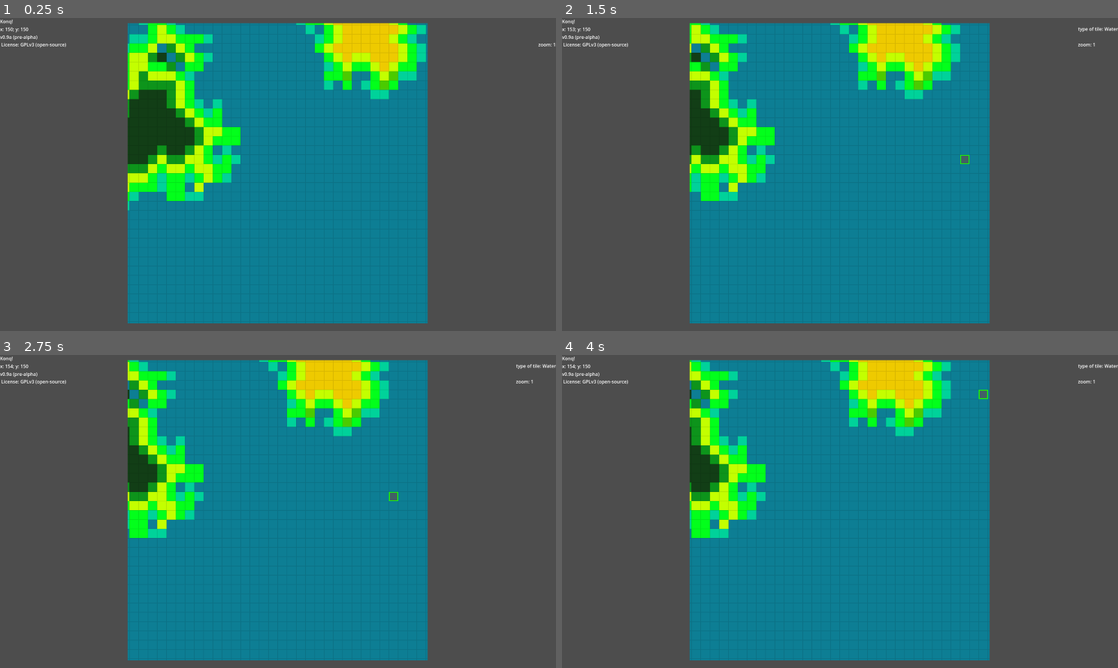
Above: before the commit, frames 1-4 (two rows, left to right).
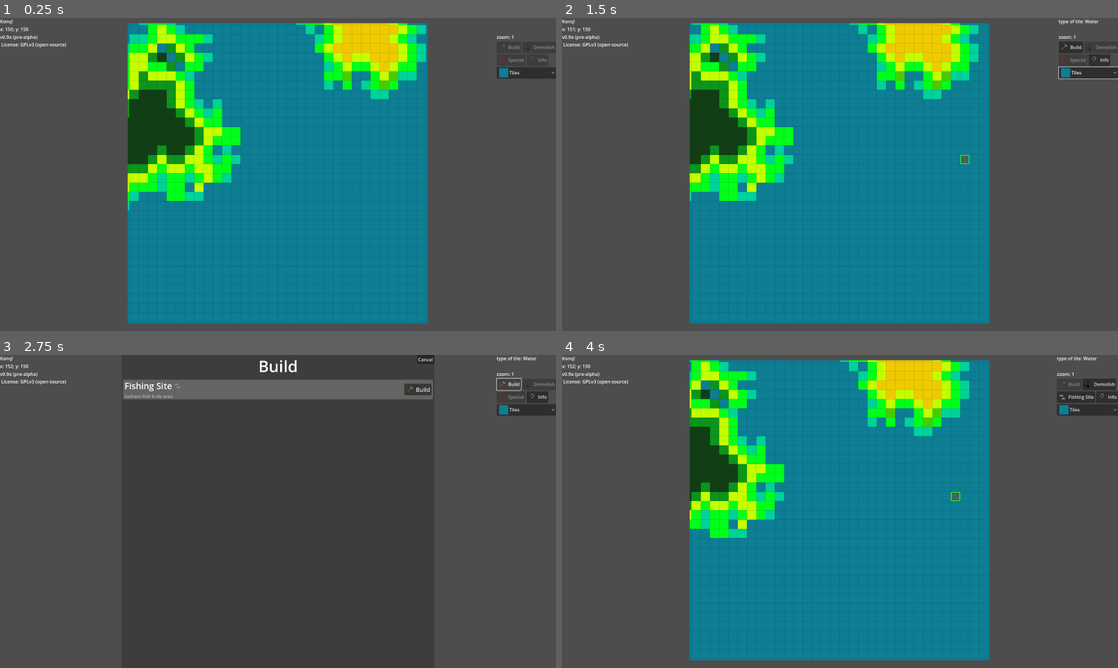
Above: after the commit, the same moments.

Repository: jenca-adam/konq
Game: Godot game, scene res://root.tscn
Two runs of this game, one before a commit and one after it. Both use one fixed random seed, a clock stepped at 60 frames per second and the inputs below.
Inputs (mouse positions are in pixels of both pictures, inside the frame that each line leads up to):
- Up to frame 1 (0.25 s): no input
- Up to frame 2 (1.5 s): click (1090, 74) at 0.5 s, where only the run after the commit has a clickable "Tiles"; tap Enter at 1.25 s; move the mouse to (962, 158) at 1.27 s; hold Right (map_move_right) from 1.28 s (still down); click (962, 158) at 1.42 s
- Up to frame 3 (2.75 s): release Right (map_move_right) at 2 s; click (511, 383) at 2 s, where only the run after the commit has a clickable "Build"
- Up to frame 4 (4 s): click (1101, 395) at 2.75 s, where only the run after the commit has a clickable "Info"; click (979, 389) at 3.5 s, where only the run after the commit has a clickable "Build"

The runs differ from the first frame. In frame 1, 0.5% of the frame differs, in the area x 89-100%, y 5-20%; in frame 2, 11%; in frame 3, 53%, in the area x 1-100%, y 0-98%; in frame 4, 10%.

Commit message:
added resources, todo fix terrain gen, make gathering units work

Diff:
--- a/konq/cam.gd
+++ b/konq/cam.gd
@@ -4,8 +4,7 @@
 # Function to zoom at a specific point
 func zoom_at_point(target_point: Vector2, zoom_factor: float):
 	# Current zoom and offset
-	print("TP", target_point)
-	print(target_point+offset-get_viewport_rect().size/2)
+
 
 
 
--- /dev/null
+++ b/konq/enums.gd
@@ -0,0 +1,10 @@
+extends Node
+enum RESOURCE{
+	WOOD=44,
+	FISH=46,
+	IRON_ORE=48,
+	STONE=47,
+	GOLD=45,
+	OIL=43,
+	COAL=42,
+}
--- /dev/null
+++ b/konq/port.tscn
@@ -0,0 +1,55 @@
+[gd_scene load_steps=4 format=3 uid="uid://cw76x385rwiy7"]
+
+[ext_resource type="Texture2D" uid="uid://b7diqkmegmtrn" path="res://port.png" id="1_cnynu"]
+[ext_resource type="PackedScene" uid="uid://f81q1xjtr4w7" path="res://ship.tscn" id="2_sjq4b"]
+
+[sub_resource type="StyleBoxFlat" id="StyleBoxFlat_spvlx"]
+bg_color = Color(0.241156, 0.241156, 0.241156, 1)
+corner_radius_top_left = 10
+corner_radius_top_right = 10
+corner_radius_bottom_right = 10
+corner_radius_bottom_left = 10
+corner_detail = 20
+
+[node name="port" type="Panel"]
+anchors_preset = 15
+anchor_right = 1.0
+anchor_bottom = 1.0
+offset_right = -840.0
+grow_horizontal = 2
+grow_vertical = 2
+theme_override_styles/panel = SubResource("StyleBoxFlat_spvlx")
+
+[node name="vbox" type="VBoxContainer" parent="."]
+layout_mode = 0
+offset_right = 1080.0
+offset_bottom = 1080.0
+
+[node name="title" type="HBoxContainer" parent="vbox"]
+layout_mode = 2
+alignment = 1
+
+[node name="PORT_IMG" type="TextureRect" parent="vbox/title"]
+texture_filter = 1
+layout_mode = 2
+texture = ExtResource("1_cnynu")
+expand_mode = 2
+
+[node name="PORT_NAME" type="Label" parent="vbox/title"]
+layout_mode = 2
+size_flags_horizontal = 4
+size_flags_vertical = 0
+theme_override_font_sizes/font_size = 55
+text = "Port
+"
+
+[node name="ScrollContainer" type="ScrollContainer" parent="vbox"]
+layout_mode = 2
+size_flags_vertical = 3
+
+[node name="ships" type="VBoxContainer" parent="vbox/ScrollContainer"]
+layout_mode = 2
+size_flags_horizontal = 3
+
+[node name="ship" parent="vbox/ScrollContainer/ships" instance=ExtResource("2_sjq4b")]
+layout_mode = 2
--- a/konq/root.gd
+++ b/konq/root.gd
@@ -4,12 +4,13 @@
 var buildings_map=[]
 var building_classes_map=[]
 var terrain_map=[]
+var resources_map=[]
 var map_node_zoom_0_pos
 var tileSize
 var posx
 var posy
-var consonants="bcdfghjklmnpqrstvwxzčćçďĺľñňŕřśšťžź"
-var vowels="aǎâäãåąàȧáeéěẽěêĕęèėiíǐĩǐîĭįìıíïoóǒôõǫòȯőöuúǔũǔûŭůųùúűü"
+var consonants="bcdfghjklmnpqrstvwxz"#čćçďĺľñňŕřśšťžź"
+var vowels=["a","e","i","o","u","y","ea","oa","ee","oo","aa","ia","ie","ya","ye","yu"]#"aǎâäãåąàȧáeéěẽěêĕęèėiíǐĩǐîĭįìıíïoóǒôõǫòȯőöuúǔũǔûŭůųùúűü"
 var map_node:TileMap
 var currentTile
 var pickingAnIsland=true
@@ -147,6 +148,10 @@
 var maxNIslands:int
 @onready
 var buildings = load("res://buildings.gd")
+
+const enums = preload("res://enums.gd")
+@onready
+var empty_resources = {enums.RESOURCE.WOOD:0, enums.RESOURCE.FISH:0 , enums.RESOURCE.COAL:0, enums.RESOURCE.IRON_ORE:0, enums.RESOURCE.STONE:0, enums.RESOURCE.GOLD:0}#etc
 func zoom_at(zoomdiff, point):
 	pass
 func _input(event):
@@ -210,14 +215,14 @@
 				var ct = Vector2i(floor((event.global_position/zoom-$TextureRect.position/zoom+(Vector2(posx-$map_viewport.size.x/zoom/tileSize/2.0,posy-$map_viewport.size.y/zoom/tileSize/2.0)*tileSize))/tileSize))
 				if ct==currentTile:
 					currentTile=null
-					map_node.clear_layer(3)
 					map_node.clear_layer(4)
+					map_node.clear_layer(5)
 				else:
 					if 0<=ct.x and ct.x<mapSize and 0<=ct.y and ct.y<mapSize:
 						currentTile=ct
 						map_node.clear_layer(4)
-						map_node.clear_layer(3)
-						map_node.set_cell(4,currentTile,TILE_SELECTED,Vector2i(0,0))
+						map_node.clear_layer(5)
+						map_node.set_cell(5,currentTile,TILE_SELECTED,Vector2i(0,0))
 		update_labels()
 func empty_map(m, fill=0):
 	m=[]
@@ -251,7 +256,7 @@
 			if w.y<0 or w.y>=mapSize or 0>w.x or w.x>mapSize or w not in tl:
 				surr[index]=1
 			index+=1
-		map_node.set_cell(3,tile,DIR_TO_BORDER_MAP[surr],Vector2i(0,0))
+		map_node.set_cell(4,tile,DIR_TO_BORDER_MAP[surr],Vector2i(0,0))
 func add_subislands(tl,tp,it,m,cl):
 	var ns
 	if it<7:
@@ -468,6 +473,50 @@
 	var details={"id":island_id,"tiles":island_tiles,"iterations":iterations,"center_tile":island_start,"terrain":terrain,"climate":climate,"name":island_name,"dry":dry}
 	#print(details)
 	islandDetails.append(details)
+
+func show_resource(res):
+	for i in range(mapSize):
+		for j in range(mapSize):
+
+			var tileNum = int((resources_map[i][j][res]+10)/11)
+			var tilePos = Vector2i(tileNum%5, tileNum/5)
+			if tileNum!=0:print("TILE",tilePos)
+			map_node.set_cell(1,Vector2i(j,i),res,tilePos)
+
+func generate_resources(tile, terrain):
+	randomize()
+	var rs =empty_resources.duplicate()
+	if tile == TILE_FOREST:
+
+		rs[enums.RESOURCE.WOOD]=randi_range(10,50)
+	if tile == TILE_JUNGLE:
+		rs[enums.RESOURCE.WOOD]=randi_range(40,100)
+	if tile == TILE_ICE:
+		rs[enums.RESOURCE.GOLD]=randi_range(0,30)
+		rs[enums.RESOURCE.OIL]=randi_range(0,30)
+	if tile == TILE_TUNDRA:
+		rs[enums.RESOURCE.GOLD]=randi_range(0,20)
+		rs[enums.RESOURCE.OIL]=randi_range(0,20)
+	if tile == TILE_MARSHES and terrain==TERRAIN_FLAT:
+		rs[enums.RESOURCE.COAL]=randi_range(0,20)
+
+	if tile == TILE_COASTAL:
+		rs[enums.RESOURCE.FISH]=randi_range(10,100)
+		if randi_range(0,10)==0:
+			rs[enums.RESOURCE.OIL]=randi_range(20,100)
+	if tile == TILE_GRASS and terrain==TERRAIN_FLAT:
+		if randi_range(0,10)==0:
+			rs[enums.RESOURCE.COAL]=randi_range(20,40)
+	if terrain==TERRAIN_ALPINE and tile in [TILE_FOREST, TILE_JUNGLE, TILE_DESERT, TILE_PLAINS, TILE_GRASS, TILE_TUNDRA]:
+		rs[enums.RESOURCE.STONE]=randi_range(40,100)
+		if randi_range(0,9)==0:
+			rs[enums.RESOURCE.IRON_ORE]=randi_range(20,50)
+	if terrain==TERRAIN_HILLY and tile in [TILE_FOREST, TILE_JUNGLE, TILE_DESERT, TILE_PLAINS, TILE_GRASS, TILE_TUNDRA]:
+		rs[enums.RESOURCE.STONE]=randi_range(20,60)
+		if randi_range(0,12)==0:
+			rs[enums.RESOURCE.IRON_ORE]=randi_range(0,45)
+
+	return rs
 func generate_map():
 	tileToIslandMap={}
 	islandDetails=[]
@@ -477,12 +526,15 @@
 	terrain_map=empty_map(terrain_map,TILE_EMPTY)
 	buildings_map=empty_map(buildings_map,-1)
 	building_classes_map=empty_map(building_classes_map, null)
+	resources_map=empty_map(resources_map, empty_resources)
 	for i in range(randi_range(minNIslands, maxNIslands)):
 		add_island(map,terrain_map)
 	for i in range(mapSize):
 		for j in range(mapSize):
+			resources_map[i][j]=generate_resources(map[i][j], terrain_map[i][j])
+
 			map_node.set_cell(0,Vector2i(j,i),map[i][j],Vector2i(0,0))
-			map_node.set_cell(1,Vector2i(j,i),terrain_map[i][j],Vector2i(0,0))
+			map_node.set_cell(2,Vector2i(j,i),terrain_map[i][j],Vector2i(0,0))
 func adjacentToIslands(islands,tile):
 
 	for neighb in DIRECTIONS:
@@ -492,6 +544,7 @@
 
 				return true
 	return false
+
 func update_labels():
 	$labels/labels_left/pos.text="x: "+str(posx)+"; y: "+str(posy)
 	$labels/labels_right/zoom_label.text="zoom: "+str(zoom)
@@ -504,7 +557,7 @@
 		currentIsland=tileToIslandMap[currentTile]
 		highlight_island(islandDetails[tileToIslandMap[currentTile]]["tiles"],map)
 		$labels/labels_right/island_name_label.text="island name: "+islandDetails[tileToIslandMap[currentTile]]["name"]+"\n"+\
-		"island climate: "+CLIMATE_NAMES[(islandDetails[tileToIslandMap[currentTile]]["climate"])]
+		"island climate: "+CLIMATE_NAMES[(islandDetails[tileToIslandMap[currentTile]]["climate"])]+str(resources_map[currentTile.y][currentTile.x])
 		if pickingAnIsland:
 			$labels/labels_right/start_button.show()
 			$labels/labels_right/start_button.disabled=false
@@ -584,14 +637,29 @@
 
 
 func _on_build_building(building):
-	print(buildings.TILEID_SCENES)
-	buildings_map[currentTile.y][currentTile.x]=building
-	building_classes_map[currentTile.y][currentTile.x]=CLASSMAP[buildings.TILEID_CLASSES[building]].new(currentTile, map)
-	map_node.set_cell(2,currentTile,building,Vector2i(0,0))
-	update_labels()
+
+	if building not in buildings.TILEID_CLASSES:
+		$ERROR.dialog_text="No building class for %d"%building
+		$ERROR.popup_centered()
+
+	else:
+		buildings_map[currentTile.y][currentTile.x]=building
+		building_classes_map[currentTile.y][currentTile.x]=CLASSMAP[buildings.TILEID_CLASSES[building]].new(currentTile, map)
+		map_node.set_cell(3,currentTile,building,Vector2i(0,0))
+		update_labels()
 
 
 func _on_demolish_button_pressed():
 	buildings_map[currentTile.y][currentTile.x]=-1
-	map_node.set_cell(2,currentTile,-1)
+	map_node.set_cell(3,currentTile,-1)
 	update_labels()
+
+
+func _on_map_type_item_selected(index):
+
+	var map_type_node = $labels/labels_right/action_buttons/MapType
+	var id = map_type_node.get_item_id(index)
+	if id in enums.RESOURCE.values():
+		show_resource(id)
+	else:
+		map_node.clear_layer(1)
--- a/konq/root.tscn
+++ b/konq/root.tscn
@@ -9,8 +9,10 @@
 [ext_resource type="Texture2D" uid="uid://bdo0oqc2wehvu" path="res://no.png" id="6_1502a"]
 [ext_resource type="Texture2D" uid="uid://chj2jdtnjukip" path="res://info.png" id="6_jyehc"]
 [ext_resource type="Texture2D" uid="uid://c48j40cueh1ht" path="res://demolish.png" id="7_7r7xq"]
+[ext_resource type="Texture2D" uid="uid://bhffk0yu4co6k" path="res://wood.png" id="10_ceb37"]
 [ext_resource type="Script" path="res://special_dialog_viewport.gd" id="10_ddglg"]
-[ext_resource type="PackedScene" uid="uid://dg4p3hsiqtxq2" path="res://gathering_unit.tscn" id="12_b3ltj"]
+[ext_resource type="Texture2D" uid="uid://kdotsphloq42" path="res://coins.png" id="11_dw1ln"]
+[ext_resource type="Texture2D" uid="uid://bfjnx0f2xmha4" path="res://fishing.png" id="12_pmpup"]
 [ext_resource type="Script" path="res://build_dialog_viewport.gd" id="35_0jeg8"]
 
 [sub_resource type="ViewportTexture" id="ViewportTexture_oqmv7"]
@@ -32,6 +34,7 @@
 ignore_rotation = false
 process_callback = 0
 script = ExtResource("2_k5sxv")
+ZOOM_FACTOR = 0.1
 
 [node name="w" type="TextureRect" parent="map_viewport/cam"]
 offset_left = -500000.0
@@ -42,22 +45,25 @@
 expand_mode = 1
 
 [node name="map" type="TileMap" parent="map_viewport/cam"]
+texture_filter = 1
 tile_set = ExtResource("3_t2r5s")
 format = 2
 layer_0/name = "tiles"
-layer_1/name = "terrain"
-layer_1/z_index = 1
+layer_1/name = "resources_layer"
 layer_1/tile_data = PackedInt32Array()
-layer_2/name = "buildings"
-layer_2/z_index = 3
+layer_2/name = "terrain"
+layer_2/z_index = 1
 layer_2/tile_data = PackedInt32Array()
-layer_3/name = "highlights"
-layer_3/modulate = Color(1, 1, 1, 0.498039)
-layer_3/z_index = 2
+layer_3/name = "buildings"
+layer_3/z_index = 3
 layer_3/tile_data = PackedInt32Array()
-layer_4/name = "overlays"
-layer_4/z_index = 4
+layer_4/name = "highlights"
+layer_4/modulate = Color(1, 1, 1, 0.498039)
+layer_4/z_index = 2
 layer_4/tile_data = PackedInt32Array()
+layer_5/name = "overlays"
+layer_5/z_index = 4
+layer_5/tile_data = PackedInt32Array()
 script = ExtResource("3_in0ut")
 
 [node name="TextureRect" type="TextureRect" parent="."]
@@ -118,7 +124,6 @@
 "
 
 [node name="action_buttons" type="VBoxContainer" parent="labels/labels_right"]
-visible = false
 layout_mode = 2
 
 [node name="action_buttons_row_1" type="HBoxContainer" parent="labels/labels_right/action_buttons"]
@@ -149,6 +154,35 @@
 text = "Info
 "
 icon = ExtResource("6_jyehc")
+
+[node name="MapType" type="OptionButton" parent="labels/labels_right/action_buttons"]
+layout_mode = 2
+item_count = 9
+selected = 0
+allow_reselect = true
+popup/item_0/text = "Tiles"
+popup/item_0/icon = ExtResource("2_jbic1")
+popup/item_0/id = 0
+popup/item_1/text = "Resources"
+popup/item_1/id = 1
+popup/item_1/separator = true
+popup/item_2/text = "Wood"
+popup/item_2/icon = ExtResource("10_ceb37")
+popup/item_2/id = 44
+popup/item_3/text = "Gold"
+popup/item_3/icon = ExtResource("11_dw1ln")
+popup/item_3/id = 45
+popup/item_4/text = "Coal"
+popup/item_4/id = 42
+popup/item_5/text = "Stone"
+popup/item_5/id = 47
+popup/item_6/text = "Fish"
+popup/item_6/icon = ExtResource("12_pmpup")
+popup/item_6/id = 46
+popup/item_7/text = "Iron Ore"
+popup/item_7/id = 48
+popup/item_8/text = "Oil"
+popup/item_8/id = 43
 
 [node name="build_dialog_container" type="SubViewportContainer" parent="."]
 visible = false
@@ -212,8 +246,11 @@
 size_flags_horizontal = 3
 size_flags_vertical = 3
 
-[node name="gathering_unit" parent="special_dialog_container/special_dialog_viewport/sd_cont" instance=ExtResource("12_b3ltj")]
-layout_mode = 2
+[node name="ERROR" type="AcceptDialog" parent="."]
+title = "ERROR!"
+initial_position = 1
+size = Vector2i(113, 100)
+dialog_text = "ERROR_TEXT"
 
 [connection signal="build_building" from="." to="." method="_on_build_building"]
 [connection signal="dialog_closed" from="." to="." method="_on_dialog_closed"]
@@ -221,4 +258,5 @@
 [connection signal="pressed" from="labels/labels_right/action_buttons/action_buttons_row_1/build_button" to="." method="_on_build_button_pressed"]
 [connection signal="pressed" from="labels/labels_right/action_buttons/action_buttons_row_1/demolish_button" to="." method="_on_demolish_button_pressed"]
 [connection signal="pressed" from="labels/labels_right/action_buttons/action_buttons_row_2/special_button" to="." method="_on_special_button_pressed"]
+[connection signal="item_selected" from="labels/labels_right/action_buttons/MapType" to="." method="_on_map_type_item_selected"]
 [connection signal="pressed" from="build_dialog_container/build_dialog_viewport/cancel_build" to="build_dialog_container/build_dialog_viewport" method="_on_cancel_build_pressed"]
--- /dev/null
+++ b/konq/ship.tscn
@@ -0,0 +1,82 @@
+[gd_scene load_steps=4 format=3 uid="uid://f81q1xjtr4w7"]
+
+[ext_resource type="Texture2D" uid="uid://bdo0oqc2wehvu" path="res://no.png" id="1_d5m1v"]
+[ext_resource type="Texture2D" uid="uid://c66i6aeonjpyo" path="res://shipyard.png" id="2_4rsi0"]
+
+[sub_resource type="StyleBoxFlat" id="StyleBoxFlat_0hu6t"]
+bg_color = Color(0.435192, 0.435192, 0.435192, 1)
+border_color = Color(0.497474, 0.497474, 0.497473, 1)
+corner_radius_top_left = 10
+corner_radius_top_right = 10
+corner_radius_bottom_right = 10
+corner_radius_bottom_left = 10
+
+[node name="ship" type="MarginContainer"]
+size_flags_vertical = 0
+theme_override_constants/margin_left = 10
+theme_override_constants/margin_top = 10
+theme_override_constants/margin_right = 10
+theme_override_constants/margin_bottom = 10
+
+[node name="Panel" type="PanelContainer" parent="."]
+layout_mode = 2
+size_flags_vertical = 0
+theme_override_styles/panel = SubResource("StyleBoxFlat_0hu6t")
+
+[node name="MarginContainer" type="MarginContainer" parent="Panel"]
+layout_mode = 2
+theme_override_constants/margin_left = 10
+theme_override_constants/margin_top = 10
+theme_override_constants/margin_right = 10
+theme_override_constants/margin_bottom = 10
+
+[node name="HBoxContainer" type="HBoxContainer" parent="Panel/MarginContainer"]
+layout_mode = 2
+
+[node name="SHIP_IMG" type="TextureRect" parent="Panel/MarginContainer/HBoxContainer"]
+texture_filter = 1
+layout_mode = 2
+size_flags_horizontal = 0
+texture = ExtResource("1_d5m1v")
+expand_mode = 2
+
+[node name="VBoxContainer" type="VBoxContainer" parent="Panel/MarginContainer/HBoxContainer"]
+layout_mode = 2
+size_flags_horizontal = 3
+size_flags_vertical = 4
+
+[node name="SHIP_NAME" type="RichTextLabel" parent="Panel/MarginContainer/HBoxContainer/VBoxContainer"]
+layout_mode = 2
+size_flags_vertical = 3
+theme_override_font_sizes/normal_font_size = 20
+text = "SHIP_NAME
+"
+fit_content = true
+scroll_active = false
+
+[node name="SHIP_STATUS" type="RichTextLabel" parent="Panel/MarginContainer/HBoxContainer/VBoxContainer"]
+layout_mode = 2
+theme_override_font_sizes/normal_font_size = 20
+bbcode_enabled = true
+text = "(WAITING)"
+fit_content = true
+scroll_active = false
+autowrap_mode = 0
+
+[node name="VBoxContainer2" type="VBoxContainer" parent="Panel/MarginContainer/HBoxContainer"]
+layout_mode = 2
+size_flags_horizontal = 8
+
+[node name="B_UPGRADE" type="Button" parent="Panel/MarginContainer/HBoxContainer/VBoxContainer2"]
+layout_mode = 2
+size_flags_horizontal = 10
+size_flags_vertical = 4
+theme_override_font_sizes/font_size = 20
+text = "Send to shipyard"
+icon = ExtResource("2_4rsi0")
+
+[node name="B_CVG" type="Button" parent="Panel/MarginContainer/HBoxContainer/VBoxContainer2"]
+layout_mode = 2
+theme_override_font_sizes/font_size = 20
+text = "Show travel plan
+"
--- a/konq/tilemap.tres
+++ b/konq/tilemap.tres
@@ -31,11 +31,18 @@
 [ext_resource type="Texture2D" uid="uid://bogbj27e1bvga" path="res://hills_overlay.png" id="26_0d03e"]
 [ext_resource type="Texture2D" uid="uid://byew07yex5j5k" path="res://carpenter.png" id="26_hxpst"]
 [ext_resource type="Texture2D" uid="uid://bhdl3bai0fnum" path="res://mountains_overlay.png" id="27_gymyr"]
+[ext_resource type="Texture2D" uid="uid://cun26olvh35me" path="res://stone_tiles.png" id="27_if8ef"]
 [ext_resource type="Texture2D" uid="uid://lhl4fv7qmlt0" path="res://pisspool.png" id="28_u6rck"]
+[ext_resource type="Texture2D" uid="uid://4pj55tgj65qw" path="res://coal_tiles.png" id="29_7hidb"]
 [ext_resource type="Texture2D" uid="uid://cbut7gy5yqu5e" path="res://empty.png" id="29_prfgg"]
+[ext_resource type="Texture2D" uid="uid://co7gj7g40chq7" path="res://oil_tiles.png" id="30_gva4t"]
 [ext_resource type="Texture2D" uid="uid://bf2ulod0f3bbc" path="res://desert.png" id="30_w8mxp"]
+[ext_resource type="Texture2D" uid="uid://cfrvrp24ywsja" path="res://wood_tiles.png" id="31_6cafv"]
 [ext_resource type="Texture2D" uid="uid://coe5fjflsnliq" path="res://mountains.png" id="31_mvk5p"]
 [ext_resource type="Texture2D" uid="uid://bws0d3h1133qm" path="res://snow.png" id="32_2fh02"]
+[ext_resource type="Texture2D" uid="uid://bs0w58anro675" path="res://gold_tiles.png" id="32_6i043"]
+[ext_resource type="Texture2D" uid="uid://b1v3o7tkeu45u" path="res://fish_tiles.png" id="33_6iwpw"]
+[ext_resource type="Texture2D" uid="uid://kxescwyucpdj" path="res://iron_tiles.png" id="34_3gx8d"]
 
 [sub_resource type="TileSetAtlasSource" id="TileSetAtlasSource_3vsig"]
 texture = ExtResource("1_fxjjq")
@@ -171,6 +178,104 @@
 texture = ExtResource("23_qb0gh")
 texture_region_size = Vector2i(32, 32)
 0:0/0 = 0
+
+[sub_resource type="TileSetAtlasSource" id="TileSetAtlasSource_c865p"]
+texture = ExtResource("29_7hidb")
+texture_region_size = Vector2i(32, 32)
+0:0/0 = 0
+1:0/0 = 0
+2:0/0 = 0
+3:0/0 = 0
+4:0/0 = 0
+0:1/0 = 0
+1:1/0 = 0
+2:1/0 = 0
+3:1/0 = 0
+4:1/0 = 0
+
+[sub_resource type="TileSetAtlasSource" id="TileSetAtlasSource_w4cse"]
+texture = ExtResource("30_gva4t")
+texture_region_size = Vector2i(32, 32)
+0:0/0 = 0
+1:0/0 = 0
+2:0/0 = 0
+3:0/0 = 0
+4:0/0 = 0
+0:1/0 = 0
+1:1/0 = 0
+2:1/0 = 0
+3:1/0 = 0
+4:1/0 = 0
+
+[sub_resource type="TileSetAtlasSource" id="TileSetAtlasSource_ux56a"]
+texture = ExtResource("31_6cafv")
+texture_region_size = Vector2i(32, 32)
+0:0/0 = 0
+1:0/0 = 0
+2:0/0 = 0
+3:0/0 = 0
+4:0/0 = 0
+0:1/0 = 0
+1:1/0 = 0
+2:1/0 = 0
+3:1/0 = 0
+4:1/0 = 0
+
+[sub_resource type="TileSetAtlasSource" id="TileSetAtlasSource_naqqu"]
+texture = ExtResource("32_6i043")
+texture_region_size = Vector2i(32, 32)
+0:0/0 = 0
+1:0/0 = 0
+2:0/0 = 0
+3:0/0 = 0
+4:0/0 = 0
+0:1/0 = 0
+1:1/0 = 0
+2:1/0 = 0
+3:1/0 = 0
+4:1/0 = 0
+
+[sub_resource type="TileSetAtlasSource" id="TileSetAtlasSource_a4blt"]
+texture = ExtResource("33_6iwpw")
+texture_region_size = Vector2i(32, 32)
+0:0/0 = 0
+1:0/0 = 0
+2:0/0 = 0
+3:0/0 = 0
+4:0/0 = 0
+0:1/0 = 0
+1:1/0 = 0
+2:1/0 = 0
+3:1/0 = 0
+4:1/0 = 0
+
+[sub_resource type="TileSetAtlasSource" id="TileSetAtlasSource_d7bui"]
+texture = ExtResource("27_if8ef")
+texture_region_size = Vector2i(32, 32)
+0:0/0 = 0
+1:0/0 = 0
+2:0/0 = 0
+3:0/0 = 0
+4:0/0 = 0
+0:1/0 = 0
+1:1/0 = 0
+2:1/0 = 0
+3:1/0 = 0
+4:1/0 = 0
+
+[sub_resource type="TileSetAtlasSource" id="TileSetAtlasSource_b2s2l"]
+texture = ExtResource("34_3gx8d")
+texture_region_size = Vector2i(32, 32)
+0:0/0 = 0
+1:0/0 = 0
+2:0/0 = 0
+3:0/0 = 0
+4:0/0 = 0
+0:1/0 = 0
+1:1/0 = 0
+2:1/0 = 0
+3:1/0 = 0
+4:1/0 = 0
 
 [sub_resource type="TileSetAtlasSource" id="TileSetAtlasSource_1jxff"]
 texture = ExtResource("24_sco1g")
@@ -255,3 +360,10 @@
 sources/29 = SubResource("TileSetAtlasSource_nb2cq")
 sources/30 = SubResource("TileSetAtlasSource_5040i")
 sources/31 = SubResource("TileSetAtlasSource_k5unc")
+sources/42 = SubResource("TileSetAtlasSource_c865p")
+sources/43 = SubResource("TileSetAtlasSource_w4cse")
+sources/44 = SubResource("TileSetAtlasSource_ux56a")
+sources/45 = SubResource("TileSetAtlasSource_naqqu")
+sources/46 = SubResource("TileSetAtlasSource_a4blt")
+sources/47 = SubResource("TileSetAtlasSource_d7bui")
+sources/48 = SubResource("TileSetAtlasSource_b2s2l")
Binary file added: konq/coal_tiles.png
Not shown, added: konq/coal_tiles.png.import
Binary file added: konq/fish_tiles.png
Not shown, added: konq/fish_tiles.png.import
Binary file added: konq/gold_tiles.png
Not shown, added: konq/gold_tiles.png.import
Binary file added: konq/iron_tiles.png
Not shown, added: konq/iron_tiles.png.import
Binary file added: konq/oil_tiles.png
Not shown, added: konq/oil_tiles.png.import
Not shown: 1 places in konq/root.tscn that only renumber resources
Binary file added: konq/stone_tiles.png
(and 15 more such lines)
